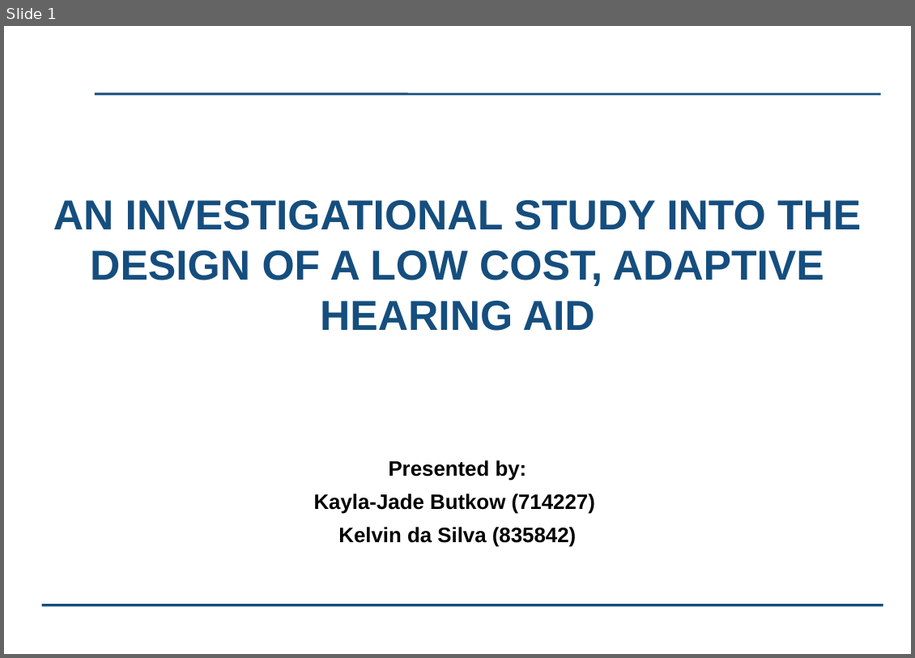
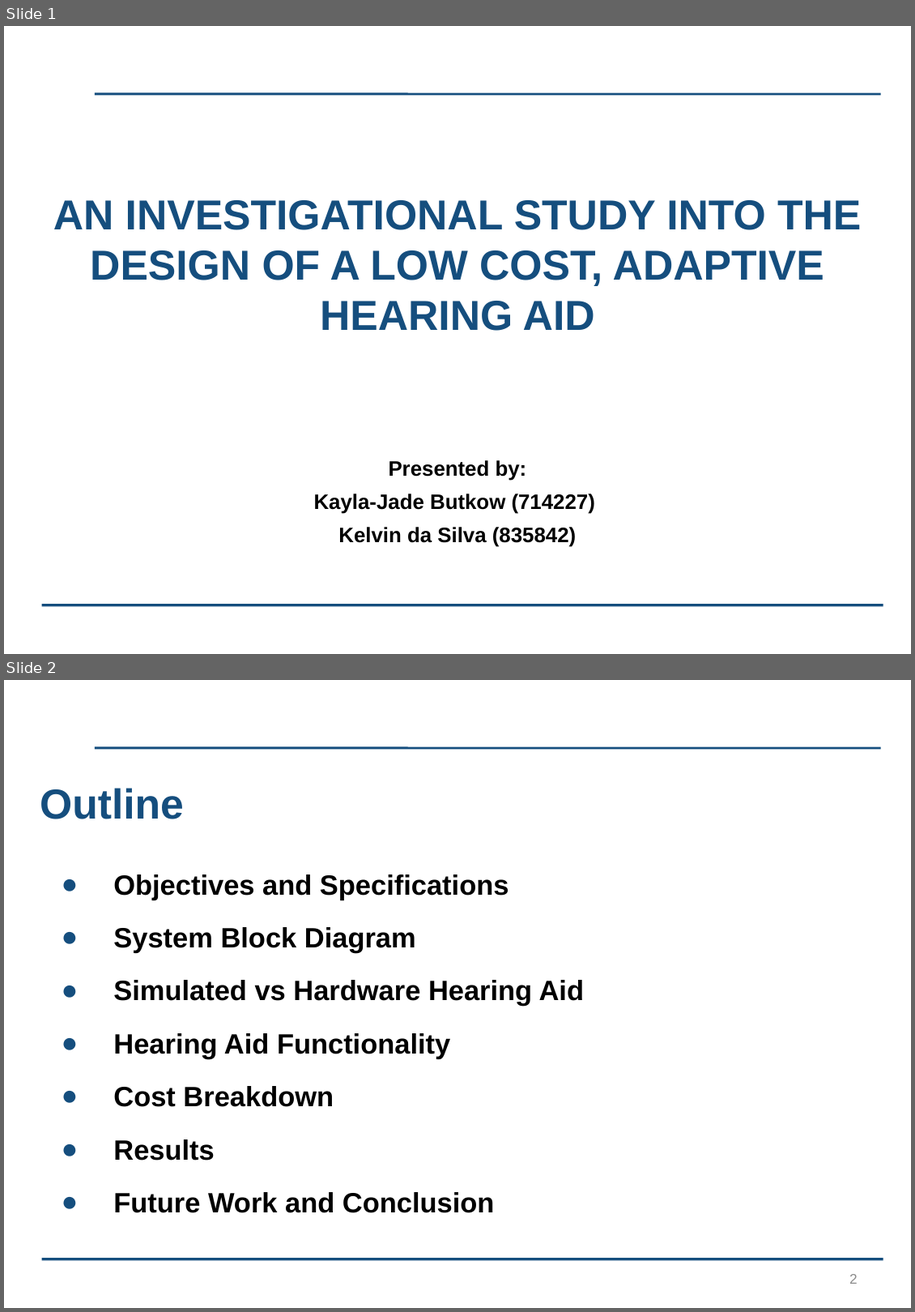
Before and after one commit to kayjayB/I_cant_hear_you, a slide deck: Presentation/Lab Project Presentation.pptx. Shown one above the other, each under a label of ours: slide 1 before the commit, slides 1 and 2 after it. The pictures are 915x658 and 915x1312 pixels, drawn with LibreOffice and Linux fonts; fonts in the diff are those of the drawing; background and template pictures are left out. Boxes give left, top, right and bottom in pixels: in the first picture for what was removed or moved away, otherwise in the second. Text is boxed around its words. In the diff, an @@ line names an element or a change of style, - is before the commit and + after.

```diff
--- a/Presentation/Lab Project Presentation.pptx
+++ b/Presentation/Lab Project Presentation.pptx
@@ slide 2 added at [4, 680, 911, 1308], background #FFFFFF; not listed: 2 template elements that a slide beside it also shows @@
@@ title added at [40, 788, 184, 819], 36 pt, text #154E7E, bold @@
+Outline
@@ text added at [113, 874, 585, 1213], 24 pt, text #000000, bold @@
+● Objectives and Specifications
+● System Block Diagram
+● Simulated vs Hardware Hearing Aid
+● Hearing Aid Functionality
+● Cost Breakdown
+● Results
+● Future Work and Conclusion
@@ page number added at [850, 1274, 858, 1283], 12 pt, text #8C8C8C @@
+2
```
Also in this commit, not shown: 4 slides changed, 1 slide removed.
